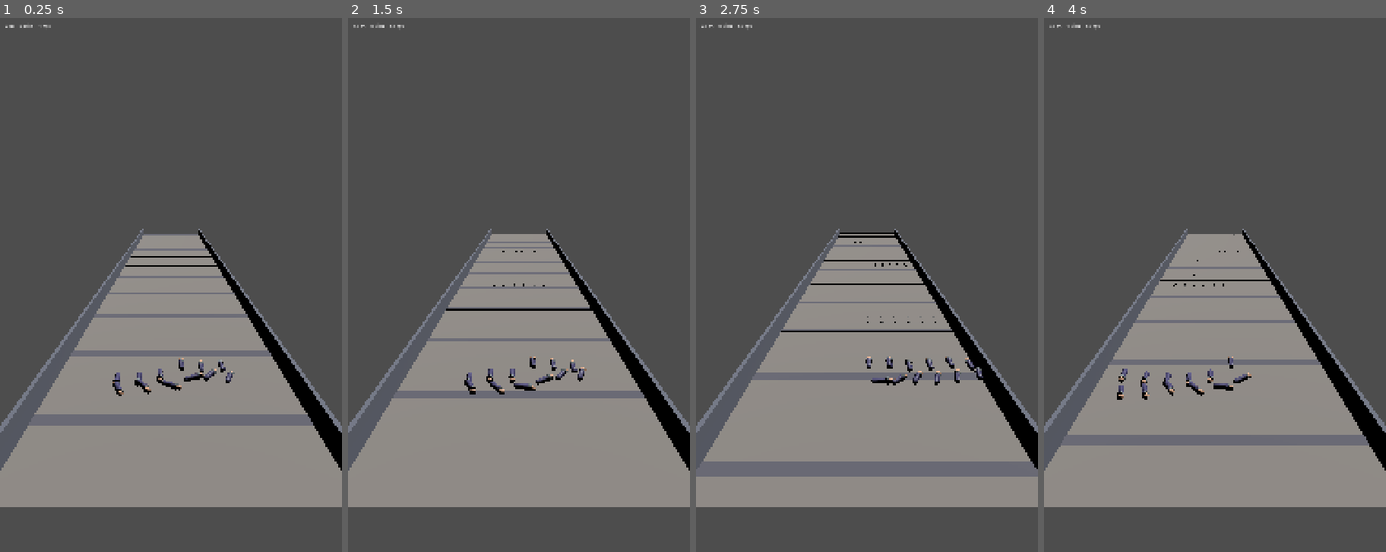
Above: before the commit, frames 1-4 (left to right).
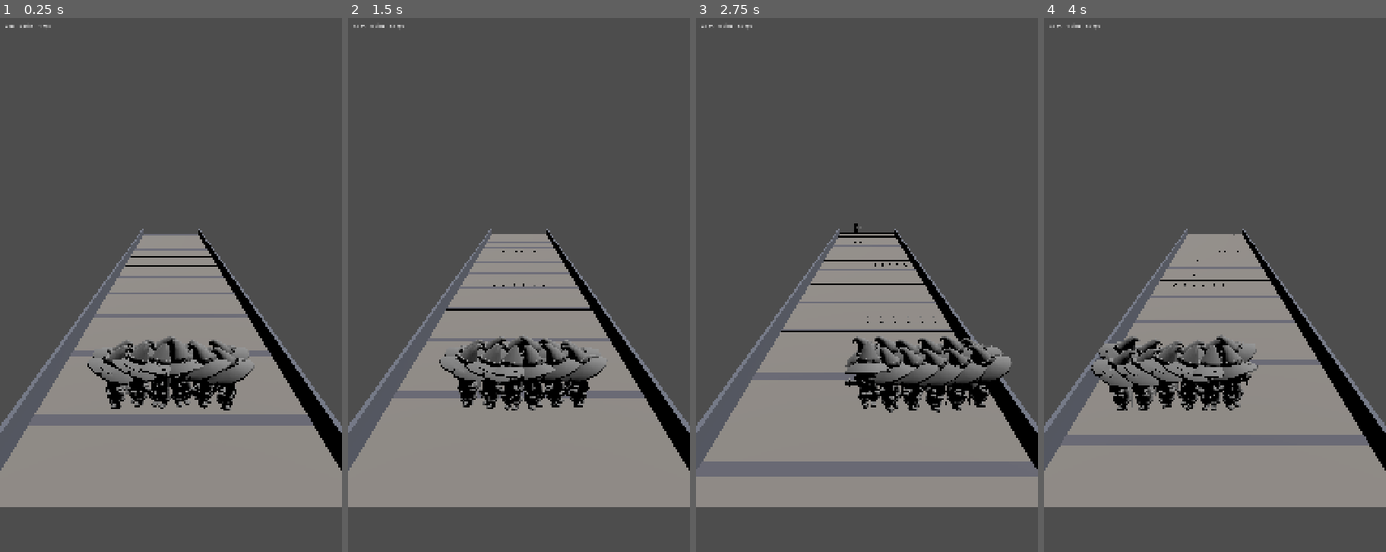
Above: after the commit, the same moments.

Repository: aslamfq/Jebon
Game: Godot game, scene res://scenes/game.tscn
Two runs of this game, one before a commit and one after it. Both use one fixed random seed, a clock stepped at 60 frames per second and the inputs below.
Inputs (mouse positions are in pixels of both pictures, inside the frame that each line leads up to):
- Up to frame 1 (0.25 s): no input
- Up to frame 2 (1.5 s): tap Enter at 0.5 s; move the mouse to (594, 290) at 0.52 s; hold Shift 0.53-1.25 s; click (594, 290) at 0.67 s; tap Space at 0.77 s; drag from (450, 354) to (501, 445) at 1.27 s
- Up to frame 3 (2.75 s): move the mouse to (901, 188) at 2.02 s; tap Ctrl at 2.1 s; click (901, 188) at 2.17 s
- Up to frame 4 (4 s): drag from (1197, 445) to (1112, 231) at 2.77 s; move the mouse to (1317, 413) at 3.52 s; tap 1 at 3.6 s; click (1317, 413) at 3.67 s; tap Space at 3.77 s

The runs differ from the first frame. In frame 1, 3.5% of the frame differs, in the area x 25-75%, y 59-74%; in frame 2, 3.5%; in frame 3, 4.0%, in the area x 43-93%, y 38-74%; in frame 4, 3.9%.

Commit message:
fix: merge all body-part meshes in MeshExtract instead of taking the first
KayKit character rigs split a body across several MeshInstance3D siblings
(arms, legs, torso, head, cape/cloak, ...) under one Skeleton3D with no
combined mesh anywhere in the tree, so taking only the first mesh found
rendered a single detached limb per unit instead of a character. Walk
every MeshInstance3D, merge every surface via SurfaceTool with each
part's transform composed down from the instantiated root, and commit
once. Verified visually: squad now renders as an assembled mage (hat,
cape, boots) and enemies as assembled skeletons (head, arms, legs), not
loose limbs.

Diff:
--- a/scripts/views/mesh_extract.gd
+++ b/scripts/views/mesh_extract.gd
@@ -1,22 +1,43 @@
 # scripts/views/mesh_extract.gd
 class_name MeshExtract extends RefCounted
 
-# Imported glTF/FBX models land as a scene (a Node3D tree containing a
-# MeshInstance3D), not a bare Mesh resource -- MultiMesh.mesh needs the
-# latter. Instantiates the scene once, takes the first mesh found by
-# depth-first search, and discards the instance. Called from _ready(),
-# never per-frame.
+# Imported glTF/FBX models land as a scene (a Node3D tree), not a bare Mesh
+# resource -- MultiMesh.mesh needs the latter. Rigged character packs (e.g.
+# KayKit) split a single character across several MeshInstance3D siblings
+# (arms, legs, body, head, cape, ...) all parented under one Skeleton3D,
+# with no single combined mesh anywhere in the tree. Taking only the first
+# mesh found therefore renders one detached body part, not the character.
+# Instead, this walks every MeshInstance3D in the tree and merges every
+# surface of every one of them into a single ArrayMesh via SurfaceTool,
+# baking each part's local transform (composed down from the instantiated
+# root, not a first-found node's transform alone) into its vertices so the
+# parts land in the same relative positions they were authored in. Called
+# from _ready(), never per-frame.
 static func from_scene(scene: PackedScene) -> Mesh:
     var instance := scene.instantiate()
-    var mesh := _find_mesh(instance)
+    var surface_tool := SurfaceTool.new()
+    surface_tool.begin(Mesh.PRIMITIVE_TRIANGLES)
+    var found := _append_meshes(instance, Transform3D.IDENTITY, surface_tool)
     instance.free()
-    return mesh
+    if not found:
+        return null
+    return surface_tool.commit()
 
-static func _find_mesh(node: Node) -> Mesh:
+# `parent_transform` is the composed transform from the instantiated root
+# down to `node`'s parent (not including `node`'s own transform yet).
+static func _append_meshes(node: Node, parent_transform: Transform3D, st: SurfaceTool) -> bool:
+    var found := false
+    var node_transform := parent_transform
+    if node is Node3D:
+        node_transform = parent_transform * node.transform
+
     if node is MeshInstance3D and node.mesh != null:
-        return node.mesh
+        for i in node.mesh.get_surface_count():
+            st.append_from(node.mesh, i, node_transform)
+        found = true
+
     for child in node.get_children():
-        var found := _find_mesh(child)
-        if found != null:
-            return found
-    return null
+        if _append_meshes(child, node_transform, st):
+            found = true
+
+    return found
